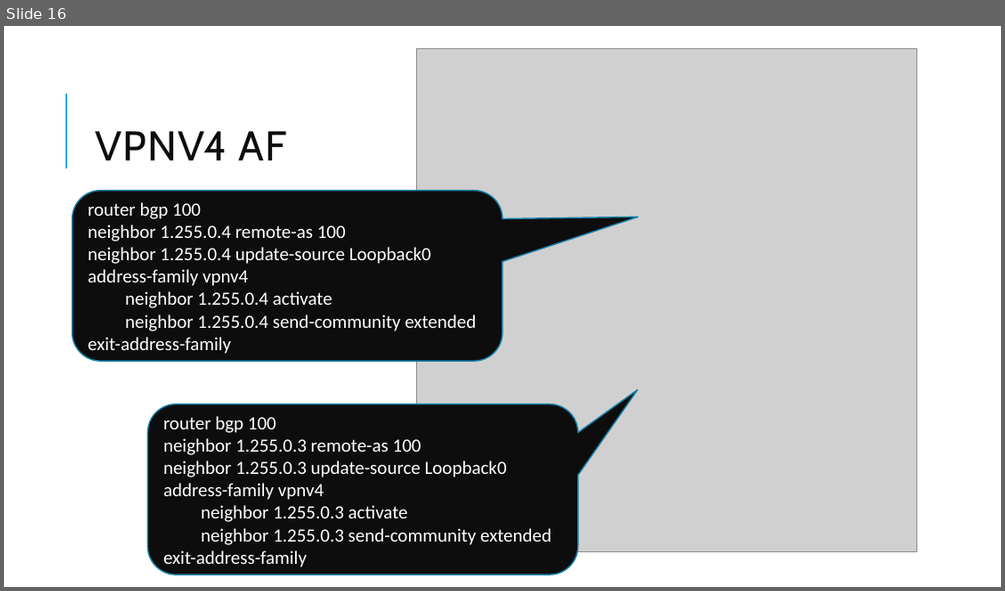
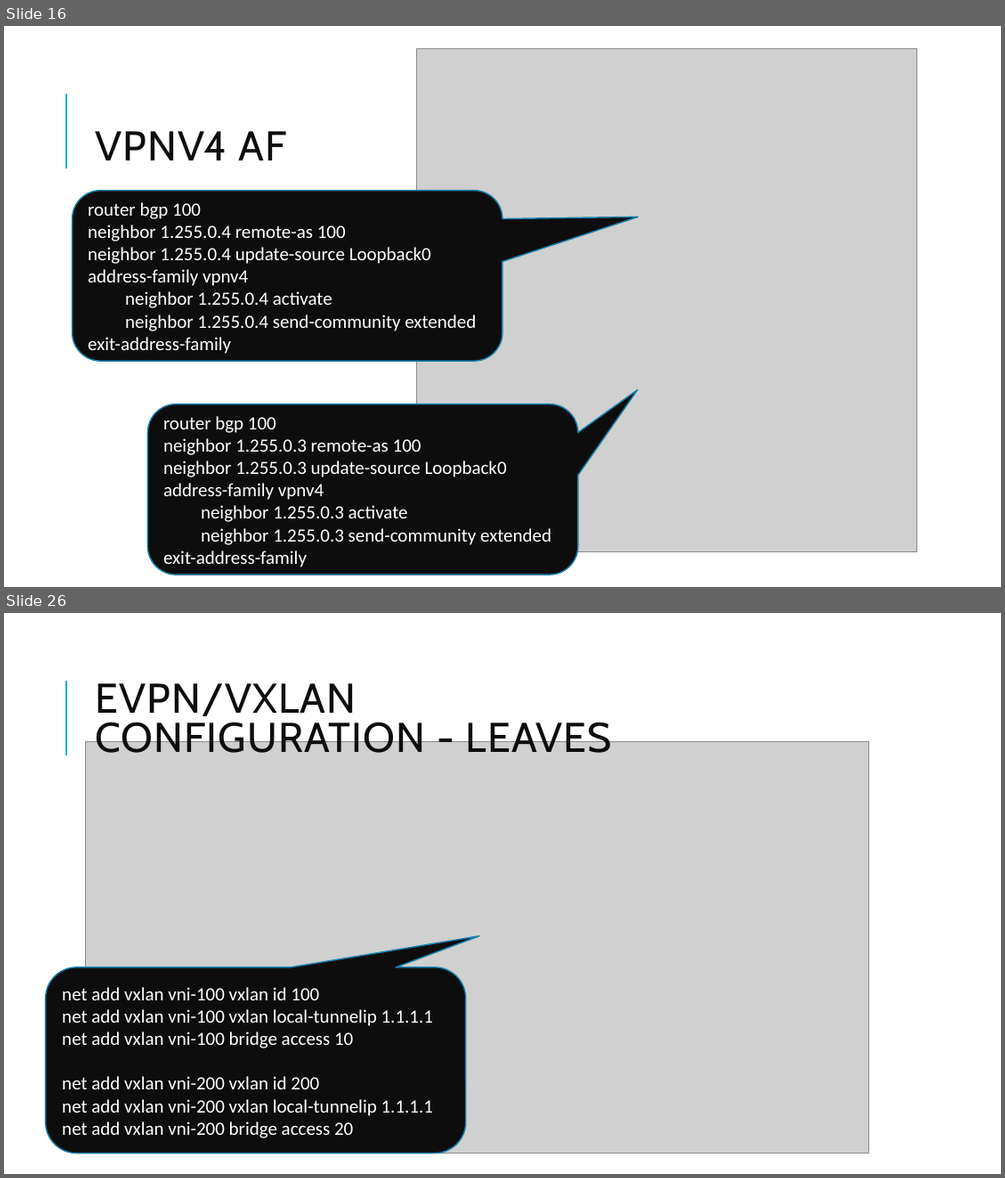
Before and after one commit to BSc-MSc-Projects/NSD-VPNs, a slide deck: NSD presentation_GIAN.pptx. Shown one above the other, each under a label of ours: slide 16 before the commit, slides 16 and 26 after it; the slides between them are not shown. The pictures are 1005x591 and 1005x1178 pixels, drawn with LibreOffice and Linux fonts; fonts in the diff are those of the drawing; grey boxes stand for pictures. Boxes give left, top, right and bottom in pixels: in the first picture for what was removed or moved away, otherwise in the second. Text is boxed around its words. In the diff, an @@ line names an element or a change of style, - is before the commit and + after.

```diff
--- a/NSD presentation_GIAN.pptx
+++ b/NSD presentation_GIAN.pptx
@@ slide 26 added at (4,613,1001,1174), background #FFFFFF; not listed: 1 template element that a slide beside it also shows @@
@@ text added at (95,683,612,753), 40 pt, text #0D0D0D @@
+EVPN/VXLAN CONFIGURATION - LEAVES
@@ picture added at (86,742,868,1153) @@
@@ rounded speech box added at (46,967,466,1153), fill #0D0D0D, outline #1580A9 1.25 pt, 18 pt, text #FFFFFF @@
+net add vxlan vni-100 vxlan id 100
+net add vxlan vni-100 vxlan local-tunnelip 1.1.1.1
+net add vxlan vni-100 bridge access 10
+net add vxlan vni-200 vxlan id 200
+net add vxlan vni-200 vxlan local-tunnelip 1.1.1.1
+net add vxlan vni-200 bridge access 20
```
Also in this commit, not shown: 18 other slides added.
